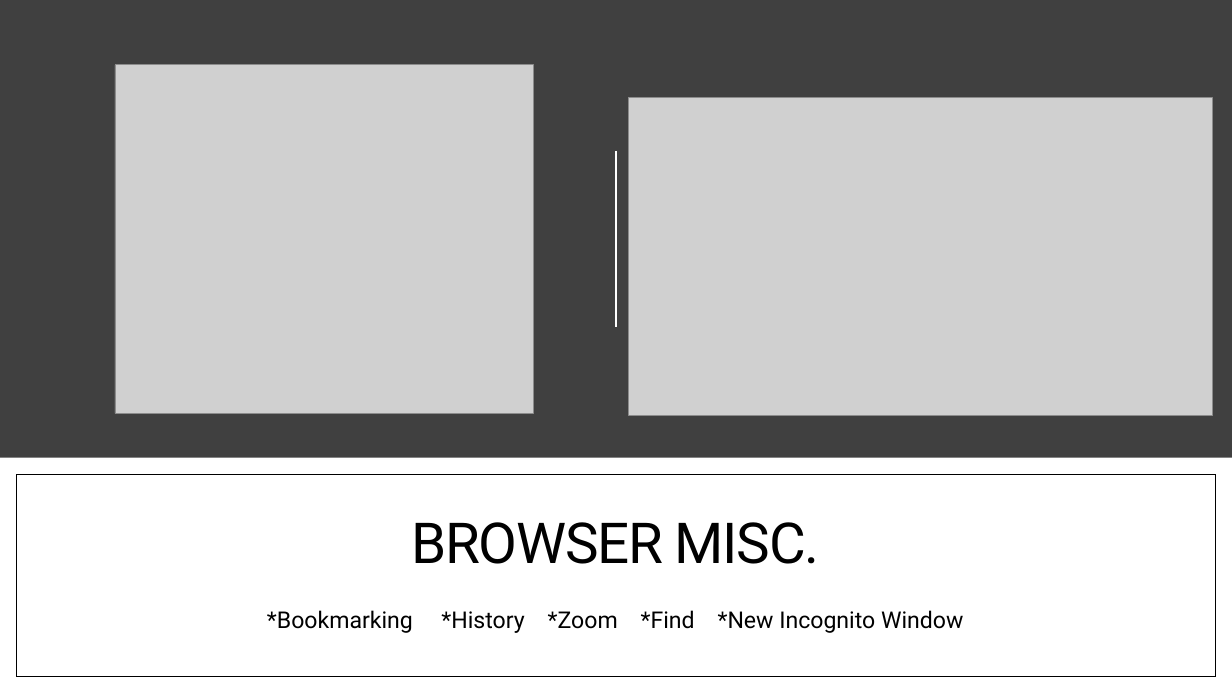
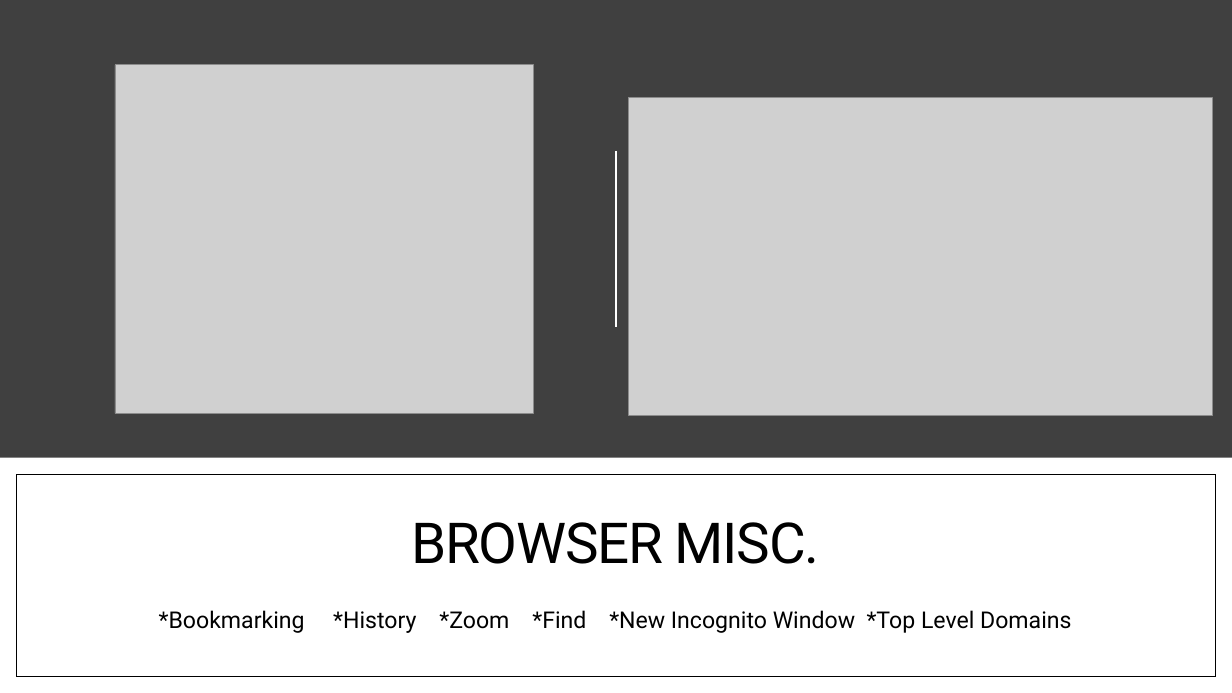
Before and after one commit to csmomentum/momentum, a slide deck: slide 13 of Week2/Week2Ppoint/The Internet.pptx. Drawn at 1232x693 pixels with LibreOffice and Linux fonts; fonts in the diff are those of the drawing; grey boxes stand for pictures. Boxes give left, top, right and bottom in pixels: in the first picture for what was removed or moved away, otherwise in the second. Text is boxed around its words. In the diff, an @@ line names an element or a change of style, - is before the commit and + after.

```diff
--- a/Week2/Week2Ppoint/The Internet.pptx
+++ b/Week2/Week2Ppoint/The Internet.pptx
@@ text at bbox=[159, 610, 1071, 633]: text changed @@
-*Bookmarking *History *Zoom *Find *New Incognito Window
+*Bookmarking *History *Zoom *Find *New Incognito Window *Top Level Domains
```
Also in this commit, not shown: 2 other files.
